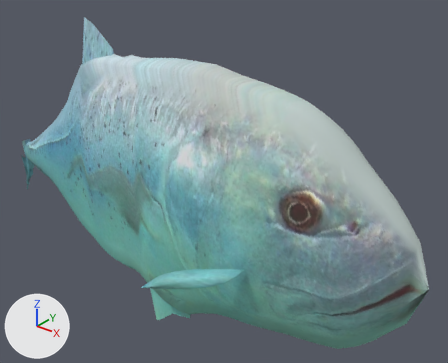
What one commit did to the glTF model public/aqua/models/fish/fry_giant_trevally.glb.
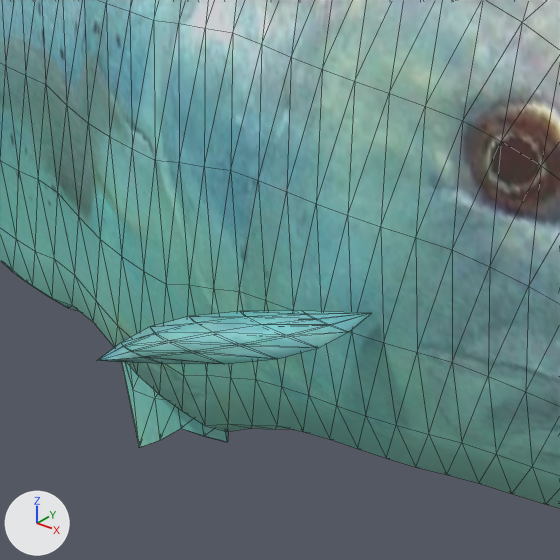
Old and new are each drawn whole from a 50 mm camera at (6867.883, -1.539, -208.834) aimed at (6866.539, 0.142, -209.876) and again close up on the part from 23% to 70% of the width and 42% to 100% of the height. Lighting does not change. The marker at lower left points along +X, +Y and +Z. The first two pictures are the older version. The close-ups show mesh edges as thin lines. Vertices at exactly the same position are counted once.

The first close-up shows 'fry_giant_trevally'.
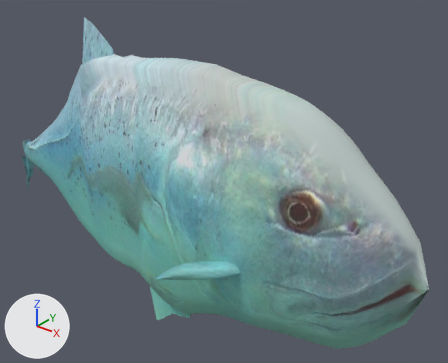
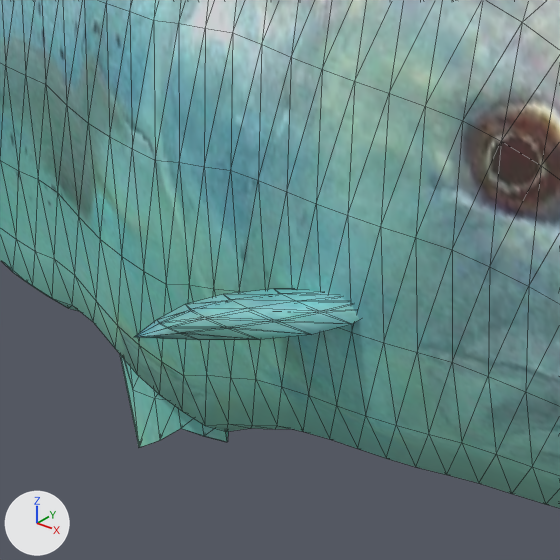
The change in detail:
me_fry_giant_trevally is used by ob_fry_giant_trevally; location (0.0, 0.0, 0.0).
me_fry_giant_trevally had 830 vertices, 1584 faces and spanned x 6865.41..6867.42, y -0.35..0.35, z -210.59..-209.3.
me_fry_giant_trevally now has 830 vertices, 1584 faces and spans x 6865.41..6867.42, y -0.28..0.28, z -210.59..-209.3.
me_fry_giant_trevally part 1: the loose piece of 42 vertices spanning x 6866.57..6866.86, y -0.35..-0.15, z -210.08..-209.99 is moved by (0.0, 0.07, 0.0).
Other edits to the shape of me_fry_giant_trevally do not show in these pictures.

Where the change shows, as pixel boxes [x1, y1, x2, y2] in the close-ups (560 x 560 px; the box of a moved part takes in the faces that stretch with it):
part 1 of me_fry_giant_trevally, moved or reshaped: before [97, 311, 372, 364]; after [135, 289, 360, 340]
